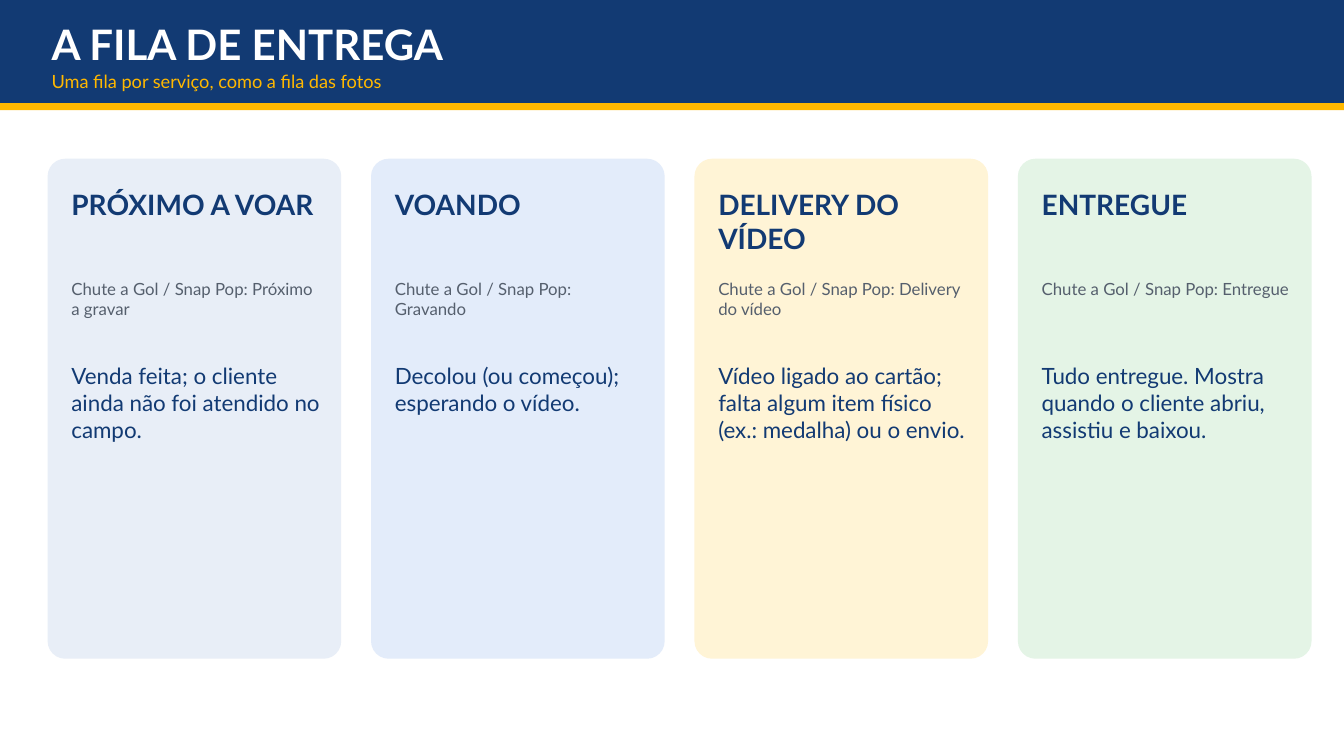
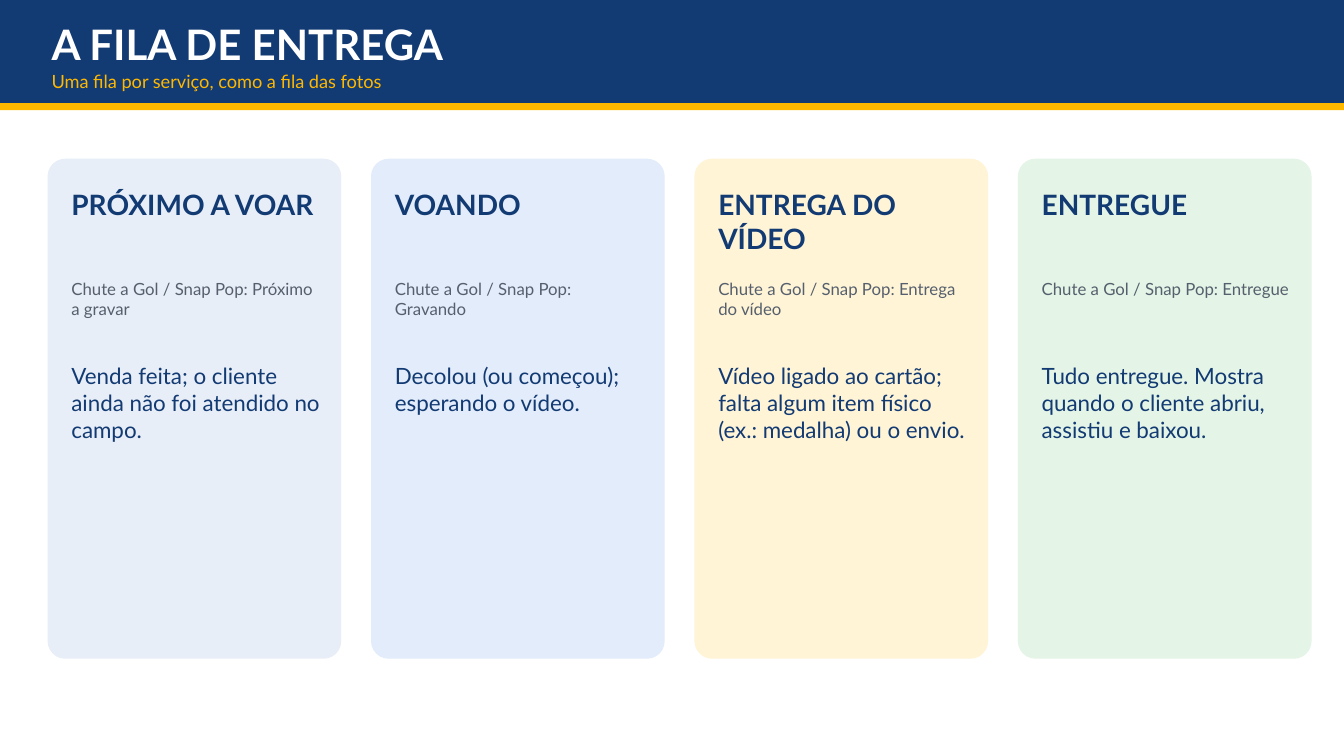
Before and after one commit to dudurezende10/eterna, a slide deck: slide 4 of docs/treinamento/entregaveis/Treinamento - Drone, Chute a Gol e Snap Pop - da venda a entrega.pptx. Drawn at 1344x756 pixels with LibreOffice and Linux fonts; fonts in the diff are those of the drawing. Boxes give left, top, right and bottom in pixels: in the first picture for what was removed or moved away, otherwise in the second. Text is boxed around its words. In the diff, an @@ line names an element or a change of style, - is before the commit and + after.

Commit message:
v99.24.1: Minhas vendas cabe no tablet; manual e apresentação do treinamento 1.1 (foto obrigatória, busca, fotos do Tour no vídeo, código de 12, lotes de cartões)

```diff
--- a/docs/treinamento/entregaveis/Treinamento - Drone, Chute a Gol e Snap Pop - da venda a entrega.pptx
+++ b/docs/treinamento/entregaveis/Treinamento - Drone, Chute a Gol e Snap Pop - da venda a entrega.pptx
@@ text at <box>718,194,896,250</box>: text changed @@
-DELIVERY DO VÍDEO
+ENTREGA DO VÍDEO
@@ text at <box>718,282,955,315</box>: text changed @@
-Chute a Gol / Snap Pop: Delivery do vídeo
+Chute a Gol / Snap Pop: Entrega do vídeo
```
Also in this commit, not shown: 8 other slides changed, 3 slides added, 22 other files.
